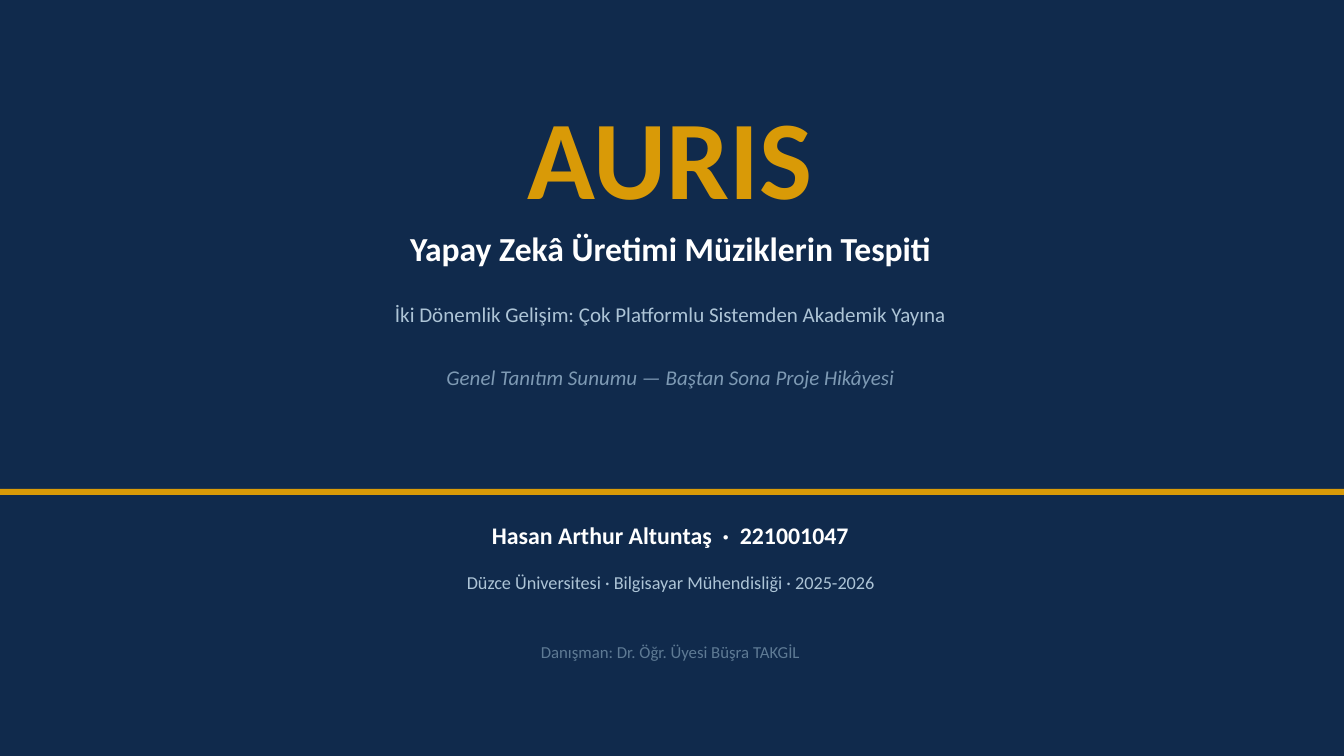
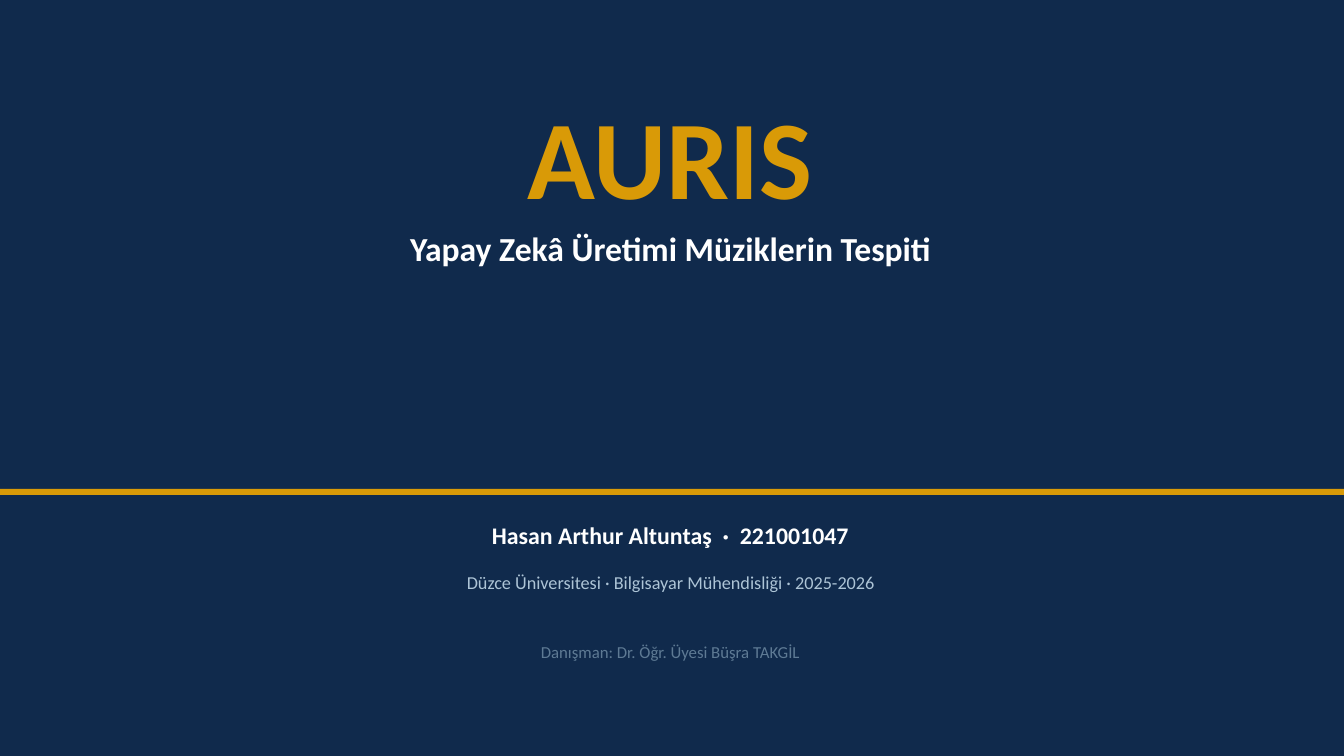
Before and after one commit to Rtur2003/CrownCode, a slide deck: slide 1 of docs/academic/TeslimEdilecekler/Sunumlar/AURIS_Genel_Tanitim_Sunumu.pptx. Drawn at 1344x756 pixels with LibreOffice and Linux fonts; fonts in the diff are those of the drawing. Boxes give left, top, right and bottom in pixels: in the first picture for what was removed or moved away, otherwise in the second. Text is boxed around its words. In the diff, an @@ line names an element or a change of style, - is before the commit and + after.

Commit message:
Update AURIS presentation with revised content and visuals

```diff
--- a/docs/academic/TeslimEdilecekler/Sunumlar/AURIS_Genel_Tanitim_Sunumu.pptx
+++ b/docs/academic/TeslimEdilecekler/Sunumlar/AURIS_Genel_Tanitim_Sunumu.pptx
@@ text removed at [395, 305, 945, 326] @@
-İki Dönemlik Gelişim: Çok Platformlu Sistemden Akademik Yayına
@@ text removed at [446, 370, 894, 389] @@
-Genel Tanıtım Sunumu — Baştan Sona Proje Hikâyesi
```
